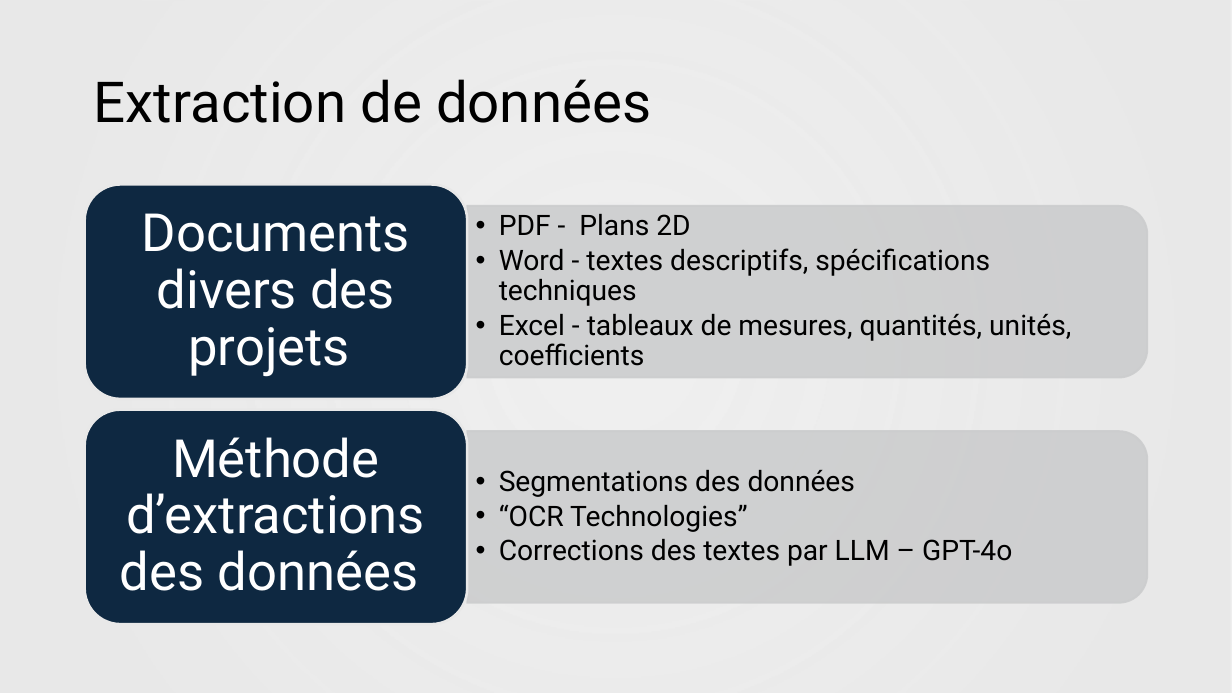
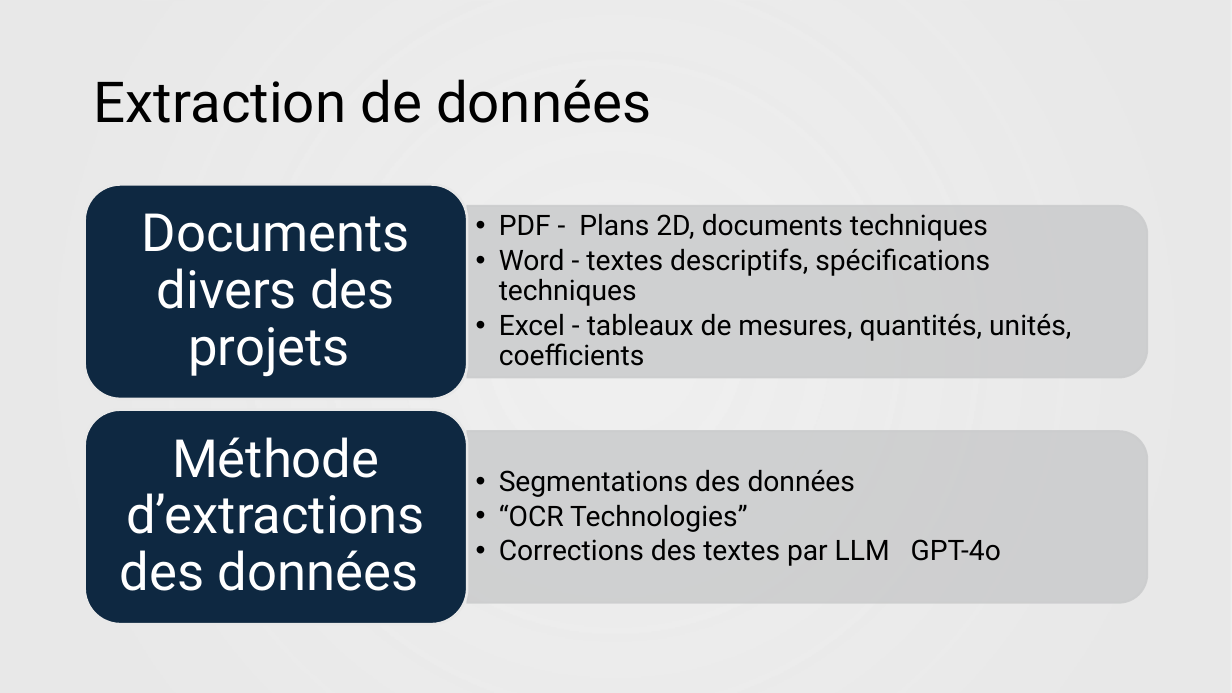
Before and after one commit to IzowRM/Stage-Cetic, a slide deck: slide 7 of Doc Slide/Enhanced Automated Construction Quantity Takeoff.pptx. Drawn at 1232x693 pixels with LibreOffice and Linux fonts; fonts in the diff are those of the drawing; background and template pictures are left out. Boxes give left, top, right and bottom in pixels: in the first picture for what was removed or moved away, otherwise in the second. Text is boxed around its words. In the diff, an @@ line names an element or a change of style, - is before the commit and + after.

```diff
--- a/Doc Slide/Enhanced Automated Construction Quantity Takeoff.pptx
+++ b/Doc Slide/Enhanced Automated Construction Quantity Takeoff.pptx
@@ text at [499,214,988,241]: text changed @@
-  • PDF - Plans 2D
+  • PDF - Plans 2D, documents techniques
@@ text at [499,539,1001,566]: text changed @@
-  • Corrections des textes par LLM – GPT-4o
+  • Corrections des textes par LLM GPT-4o
```
Also in this commit, not shown: 5 other slides changed, 1 slide added, 2 slides removed, 3 other files.
